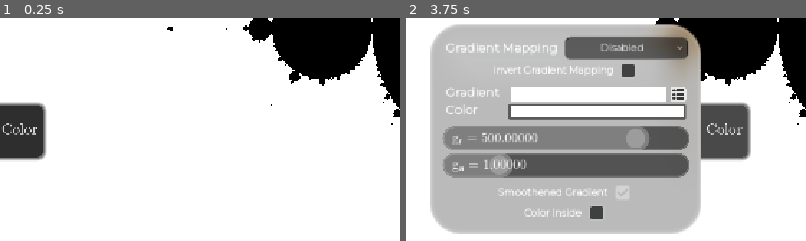
Above: before the commit, frames 1-2 (left to right).
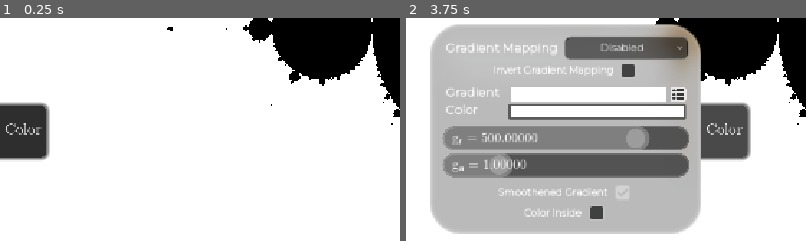
Above: after the commit, the same moments.

Repository: ADOGamedev/Fractals
Game: Godot game, scene res://scenes/main.tscn
The game is run twice, just before and just after one commit, with the same random seed, the same clock (stepped at 60 frames per second) and the same inputs.
Inputs (mouse positions are % of the whole screen's width and height, from its top left):
- Up to frame 1 (0.25 s): no input
- Up to frame 2 (3.75 s): click "Mandelbrot" at 0.5 s; click (89, 93) at 1.25 s; click "Main" at 2 s; click "c" at 2.75 s; click "Color" at 3.5 s
The pictures show only the part of the screen within x 0-50%, y 50-100%; the shares and areas given below are measured in that part.

The runs differ from the first frame. In frame 1, 0.7% of the frame differs, in the area x 0-13%, y 37-64%; in frame 2, nothing differs.
Error in both runs: Invalid access to property or key 'grad' on a base object of type 'Nil'. (res://src/madelbrot_fractal/mandelbrot_color_widget.gd:22)

Commit message:
Added screenshot saver

Diff:
--- a/project.godot
+++ b/project.godot
@@ -37,3 +37,8 @@
 "events": [Object(InputEventKey,"resource_local_to_scene":false,"resource_name":"","device":-1,"window_id":0,"alt_press …(195 unchanged characters)…
 ]
 }
+screenshot={
+"deadzone": 0.2,
+"events": [Object(InputEventKey,"resource_local_to_scene":false,"resource_name":"","device":-1,"window_id":0,"alt_pressed":false,"shift_pressed":false,"ctrl_pressed":false,"meta_pressed":false,"pressed":false,"keycode":0,"physical_keycode":4194334,"key_label":0,"unicode":0,"location":0,"echo":false,"script":null)
+]
+}
--- a/scenes/mandelbrot_fractal.tscn
+++ b/scenes/mandelbrot_fractal.tscn
@@ -316,7 +316,7 @@
 offset_bottom = 296.4828
 scale = Vector2(0.535, 0.535)
 text = " Color "
-displacement = Vector2(-430, 0)
+displacement = Vector2(-425, 0)
 
 [node name="exp" type="Control" parent="CanvasLayer" unique_id=311680584]
 layout_mode = 3
@@ -387,6 +387,11 @@
 displacement = Vector2(247, 0)
 TWEEN_TIME = 0.17
 
+[node name="FileDialog" type="FileDialog" parent="." unique_id=1702555798]
+oversampling_override = 1.0
+title = "Save your fractal screenshot"
+initial_position = 2
+
 [connection signal="item_selected" from="CanvasLayer/main_panel/PanelContainer/VBoxContainer/fractals_option_button" to="." method="_on_fractals_option_button_item_selected"]
 [connection signal="pressed" from="CanvasLayer/main_panel/PanelContainer/VBoxContainer/julia/julia_checkbox" to="." method="_on_julia_checkbox_pressed"]
 
--- a/src/autoloads/global.gd
+++ b/src/autoloads/global.gd
@@ -1,8 +1,47 @@
 extends Node
 
 var ui_hidden = false
+var file_dialog : FileDialog
+var current_image : Image
+
+
+func _ready() -> void:
+	file_dialog = FileDialog.new()
+	file_dialog.use_native_dialog = true
+
+	file_dialog.access = FileDialog.ACCESS_FILESYSTEM
+	file_dialog.file_mode = FileDialog.FILE_MODE_SAVE_FILE
+
+	file_dialog.title = "Save your fractal screenshot"
+
+	file_dialog.current_dir = OS.get_system_dir(OS.SYSTEM_DIR_PICTURES)
+
+	file_dialog.file_selected.connect(_on_file_dialog_file_selected)
+
+	add_child(file_dialog)
+
 
 func _process(_delta: float) -> void:
 	if Input.is_action_just_pressed("hide_ui"):
 		ui_hidden = !ui_hidden
-		get_tree().call_group("canvas_layer", "hide" if ui_hidden else "show")
+		set_canvas_layers_visibility(!ui_hidden)
+
+	if Input.is_action_just_pressed("screenshot"):
+		set_canvas_layers_visibility(false)
+		await get_tree().process_frame
+
+		current_image = get_viewport().get_texture().get_image()
+
+		set_canvas_layers_visibility(!ui_hidden)
+
+		file_dialog.current_file = "my_fractal.png"
+		file_dialog.popup_centered()
+
+
+func set_canvas_layers_visibility(visible: bool) -> void:
+	get_tree().call_group("canvas_layer", "show" if visible else "hide")
+
+
+func _on_file_dialog_file_selected(path: String):
+	if current_image:
+		current_image.save_png(path)
Binary file changed: screenshots/color_panel.png
Not shown, changed: README.md
